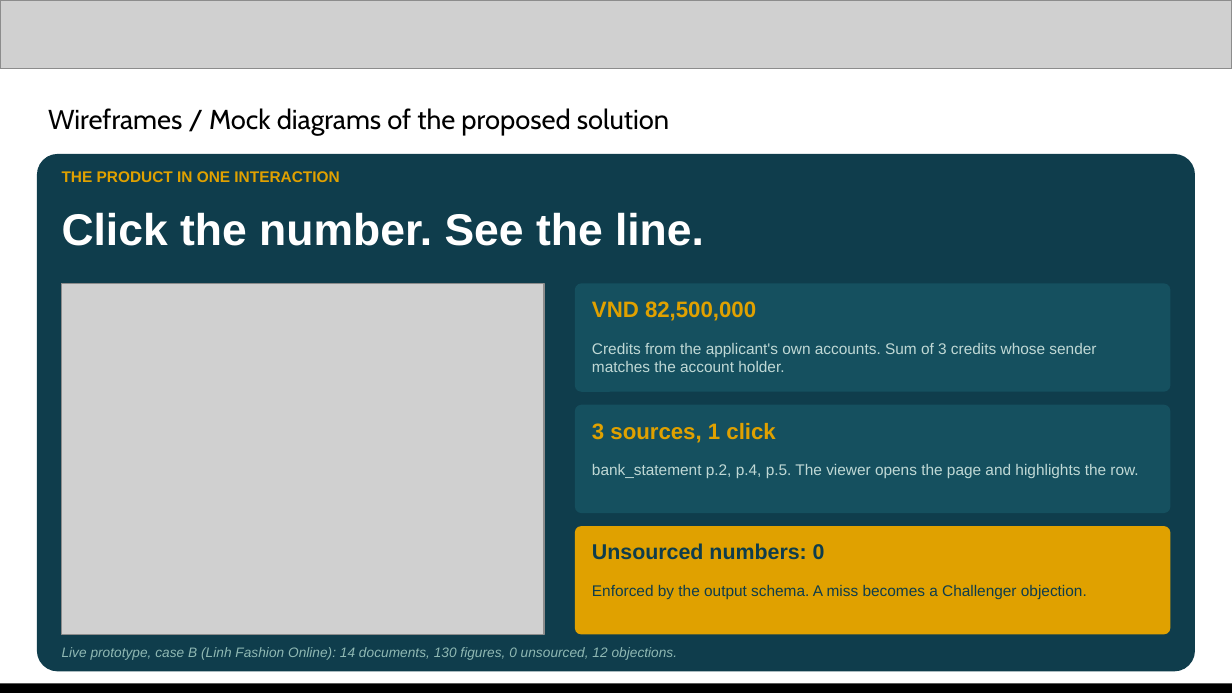
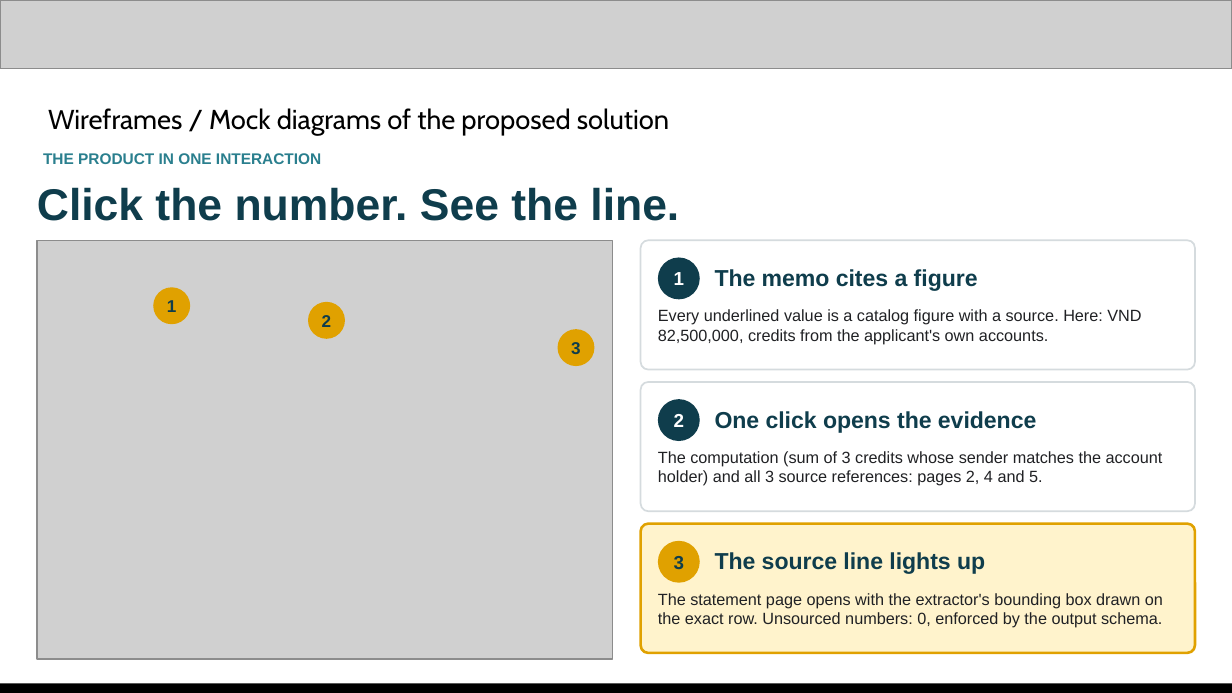
Before and after one commit to changhyeonnam/ghack, a slide deck: slide 7 of presentation/LedgerLens_AI_Builder_Cup_Submission.pptx. Drawn at 1232x693 pixels with LibreOffice and Linux fonts; fonts in the diff are those of the drawing; grey boxes stand for pictures. Boxes give left, top, right and bottom in pixels: in the first picture for what was removed or moved away, otherwise in the second. Text is boxed around its words. In the diff, an @@ line names an element or a change of style, - is before the commit and + after.

Commit message:
presentation: rebuild slide 7 as a light three-step evidence walkthrough

```diff
--- a/presentation/LedgerLens_AI_Builder_Cup_Submission.pptx
+++ b/presentation/LedgerLens_AI_Builder_Cup_Submission.pptx
@@ text "THE PRODUCT IN ONE INTERACTION": place and size @@
-text "THE PRODUCT IN ONE INTERACTION" at <box>62,171,339,182</box>
+text "THE PRODUCT IN ONE INTERACTION" at <box>43,153,321,164</box>
@@ text "THE PRODUCT IN ONE INTERACTION" at <box>43,153,321,164</box>: text colour #E0A100 to #2A7F8E @@
@@ text "Click the number. See the ...": place and size @@
-text "Click the number. See the ..." at <box>62,212,704,246</box>
+text "Click the number. See the ..." at <box>37,187,679,221</box>
@@ text "Click the number. See the ..." at <box>37,187,679,221</box>: text colour #FFFFFF to #0F3D4C @@
@@ rounded rectangle removed at <box>37,154,1195,671</box> @@
@@ picture: place and size @@
-picture at <box>62,283,545,634</box>
+picture at <box>37,240,612,659</box>
@@ rounded rectangle: place and size @@
-rounded rectangle at <box>575,283,1170,392</box>
+rounded rectangle at <box>641,240,1195,370</box>
@@ rounded rectangle at <box>641,240,1195,370</box>: fill #15505F to #FFFFFF; outline none to #D5DBDE 1 pt @@
@@ rounded rectangle added at <box>658,257,700,299</box>, fill #0F3D4C, 11 pt, text #FFFFFF, bold @@
+1
@@ text added at <box>715,269,978,291</box>, 13.5 pt, text #0F3D4C, bold @@
+The memo cites a figure
@@ rounded rectangle added at <box>153,287,190,324</box>, fill #E0A100, 10 pt, text #0F3D4C, bold @@
+1
@@ rounded rectangle added at <box>308,302,345,339</box>, fill #E0A100, 10 pt, text #0F3D4C, bold @@
+2
@@ rounded rectangle added at <box>558,329,595,366</box>, fill #E0A100, 10 pt, text #0F3D4C, bold @@
+3
@@ text removed at <box>592,301,756,321</box> @@
-VND 82,500,000
@@ text added at <box>658,309,1141,345</box>, 9.5 pt, text #202124 @@
+Every underlined value is a catalog figure with a source. Here: VND 82,500,000, credits from the applicant's own accounts.
@@ rounded rectangle: place and size @@
-rounded rectangle at <box>575,526,1170,634</box>
+rounded rectangle at <box>641,382,1195,511</box>
@@ rounded rectangle at <box>641,382,1195,511</box>: fill #E0A100 to #FFFFFF; outline none to #D5DBDE 1 pt @@
@@ rounded rectangle removed at <box>575,404,1170,513</box> @@
@@ rounded rectangle added at <box>658,399,700,441</box>, fill #0F3D4C, 11 pt, text #FFFFFF, bold @@
+2
@@ text at <box>715,411,1036,433</box>: text changed; size 9 to 13.5 pt; bold on @@
-Enforced by the output schema. A miss becomes a Challenger objection.
+One click opens the evidence
@@ text "One click opens the evidence" at <box>715,411,1036,433</box>: vertical alignment top to middle @@
@@ text removed at <box>592,423,775,443</box> @@
-3 sources, 1 click
@@ text removed at <box>592,464,1138,478</box> @@
-bank_statement p.2, p.4, p.5. The viewer opens the page and highlights the row.
@@ text at <box>658,451,1163,486</box>: text changed; size 9 to 9.5 pt; text colour #BFD8D5 to #202124 @@
-Credits from the applicant's own accounts. Sum of 3 credits whose sender matches the account holder.
+The computation (sum of 3 credits whose sender matches the account holder) and all 3 source references: pages 2, 4 and 5.
@@ rounded rectangle added at <box>641,524,1195,653</box>, fill #FFF3CC, outline #E0A100 1.5 pt @@
@@ text removed at <box>592,543,825,560</box> @@
-Unsourced numbers: 0
@@ rounded rectangle added at <box>658,541,700,583</box>, fill #E0A100, 11 pt, text #0F3D4C, bold @@
+3
@@ text added at <box>715,552,985,574</box>, 13.5 pt, text #0F3D4C, bold @@
+The source line lights up
@@ text added at <box>658,593,1163,628</box>, 9.5 pt, text #202124 @@
+The statement page opens with the extractor's bounding box drawn on the exact row. Unsourced numbers: 0, enforced by the output schema.
@@ text removed at <box>62,647,678,660</box> @@
-Live prototype, case B (Linh Fashion Online): 14 documents, 130 figures, 0 unsourced, 12 objections.
```
Also in this commit, not shown: 2 other files.
